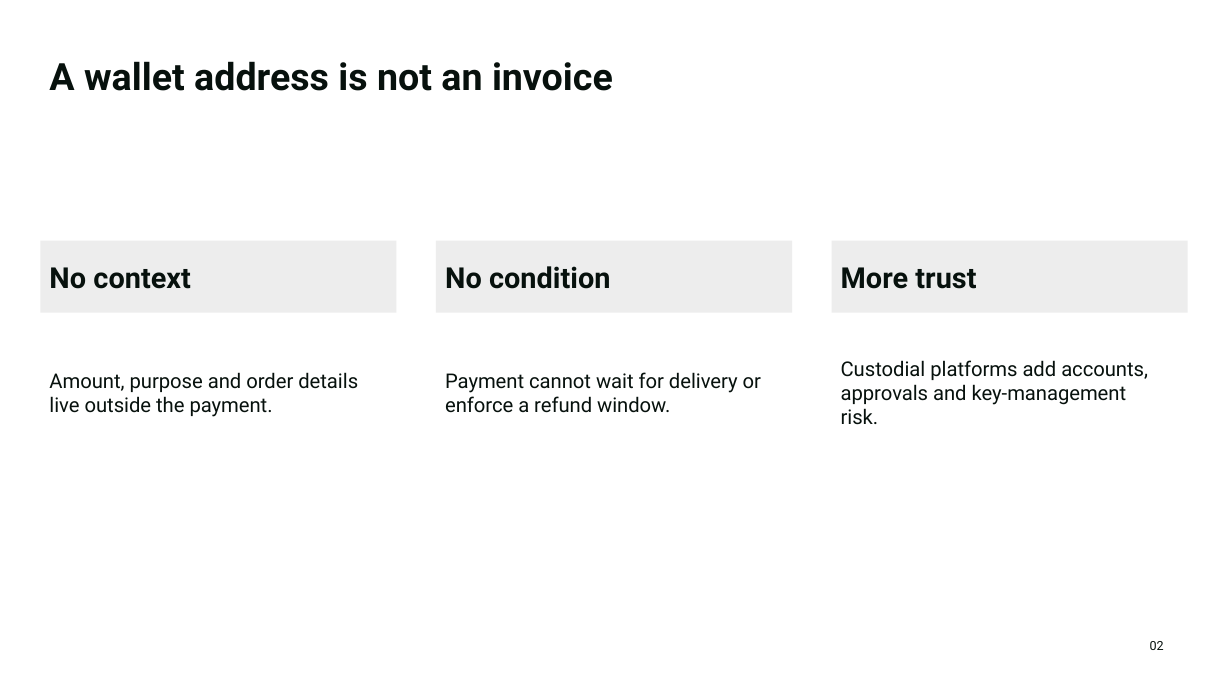
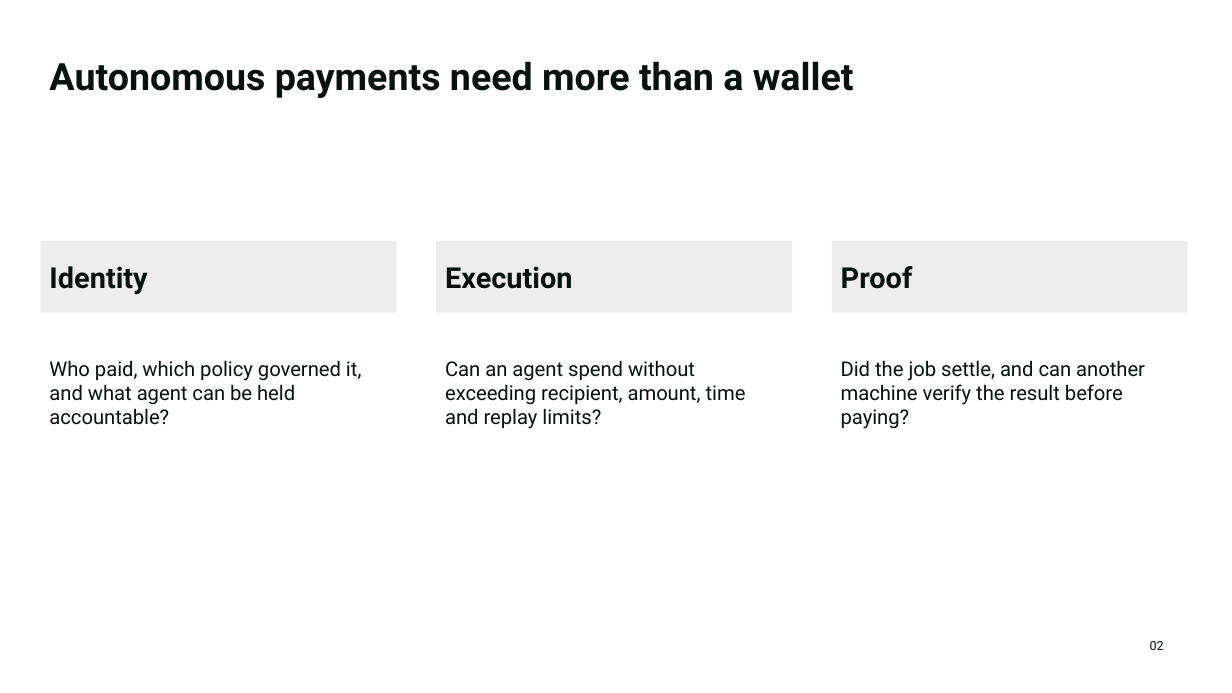
Before and after one commit to chendafu2573/arc-paylink, a slide deck: slide 2 of outputs/arc-paylink-pitch.pptx. Drawn at 1232x693 pixels with LibreOffice and Linux fonts; fonts in the diff are those of the drawing. Boxes give left, top, right and bottom in pixels: in the first picture for what was removed or moved away, otherwise in the second. Text is boxed around its words. In the diff, an @@ line names an element or a change of style, - is before the commit and + after.

Commit message:
docs(submission): 升级 Agentic 演示材料

```diff
--- a/outputs/arc-paylink-pitch.pptx
+++ b/outputs/arc-paylink-pitch.pptx
@@ text at (x1=49, y1=61, x2=854, y2=98): text changed @@
-A wallet address is not an invoice
+Autonomous payments need more than a wallet
@@ text in rectangle at (x1=49, y1=266, x2=147, y2=294): text changed @@
-No context
+Identity
@@ text in rectangle at (x1=445, y1=266, x2=573, y2=289): text changed @@
-No condition
+Execution
@@ text in rectangle at (x1=841, y1=266, x2=913, y2=289): text changed @@
-More trust
+Proof
@@ text at (x1=49, y1=360, x2=362, y2=425): text changed @@
-Amount, purpose and order details live outside the payment.
+Who paid, which policy governed it, and what agent can be held accountable?
@@ text at (x1=445, y1=360, x2=746, y2=429): text changed @@
-Payment cannot wait for delivery or enforce a refund window.
+Can an agent spend without exceeding recipient, amount, time and replay limits?
@@ text at (x1=841, y1=360, x2=1145, y2=429): text changed @@
-Custodial platforms add accounts, approvals and key-management risk.
+Did the job settle, and can another machine verify the result before paying?
```
Also in this commit, not shown: 5 other slides changed, 3 other files.
